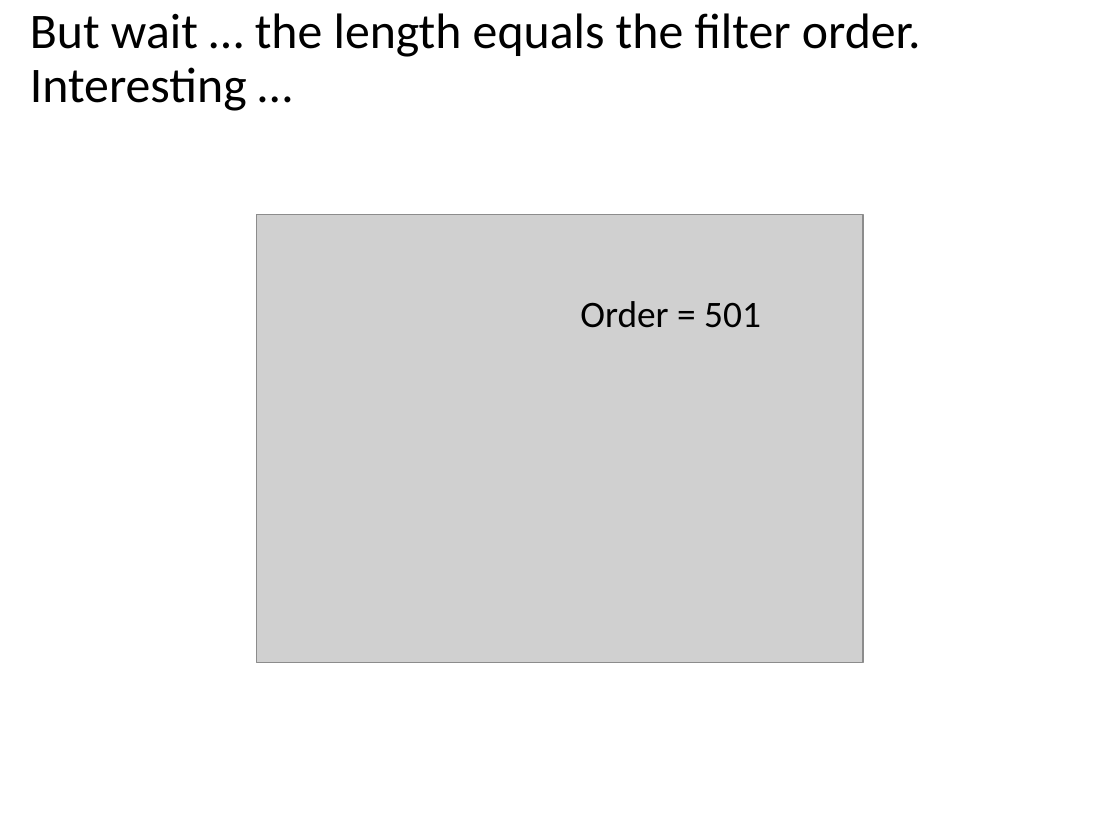
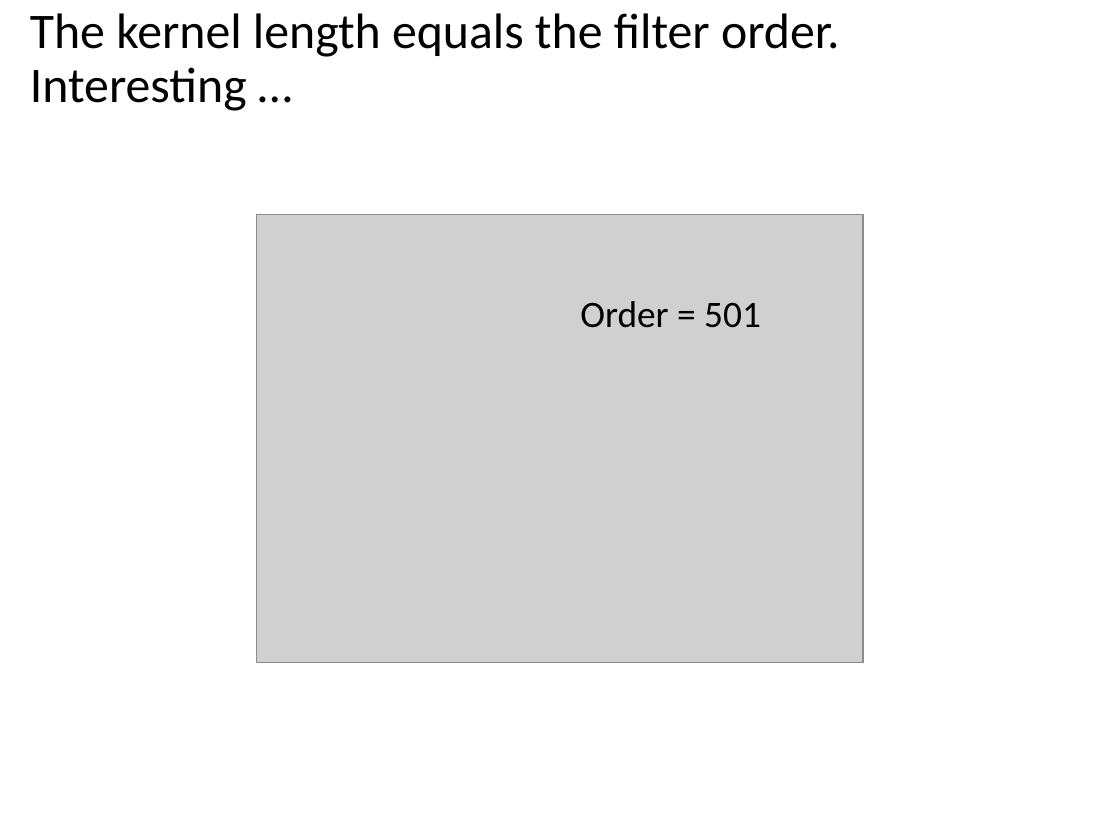
Before and after one commit to tomjhou/MathClassPythonCode, a slide deck: slide 13 of Class3/Lecture3 - Convolution.pptx (slide 5 before the commit). Drawn at 1120x840 pixels with LibreOffice and Linux fonts; fonts in the diff are those of the drawing; grey boxes stand for pictures. Boxes give left, top, right and bottom in pixels: in the first picture for what was removed or moved away, otherwise in the second. Text is boxed around its words. In the diff, an @@ line names an element or a change of style, - is before the commit and + after.

```diff
--- a/Class3/Lecture3 - Convolution.pptx
+++ b/Class3/Lecture3 - Convolution.pptx
@@ title at bbox=[30, 13, 840, 111]: text changed @@
-But wait … the length equals the filter order.
-Interesting …
+The kernel length equals the filter order.
+Interesting …
```
Also in this commit, not shown: 4 other slides changed, 14 slides added, 1 other file.
